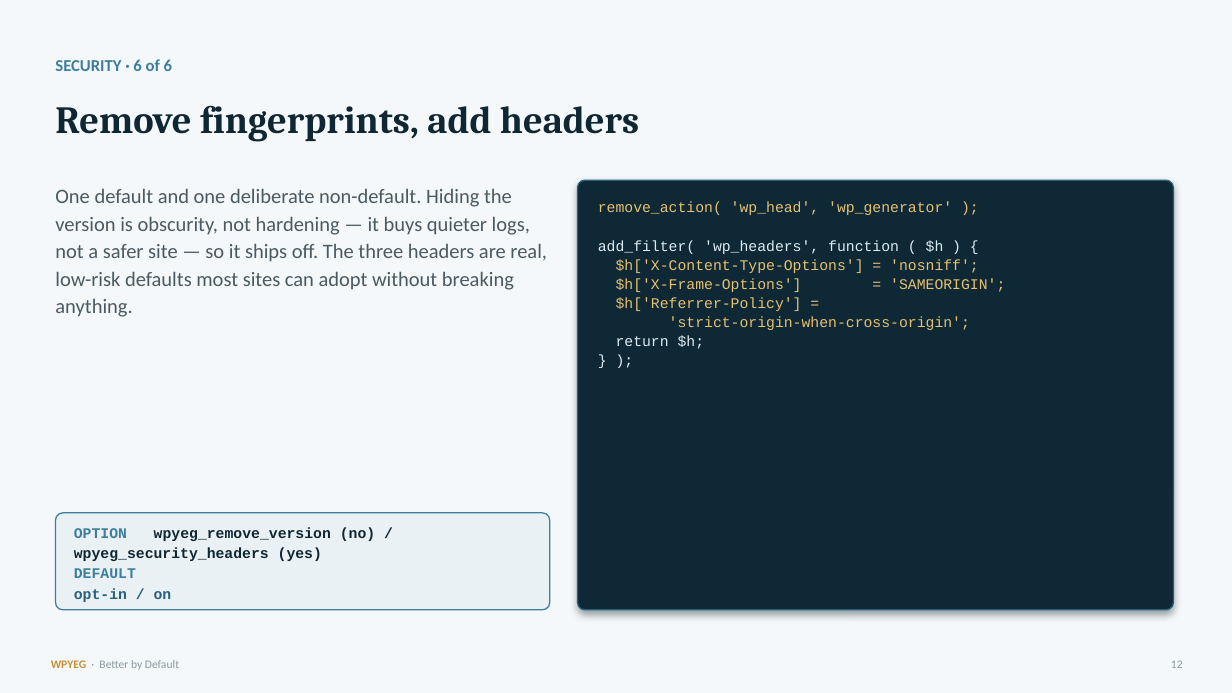
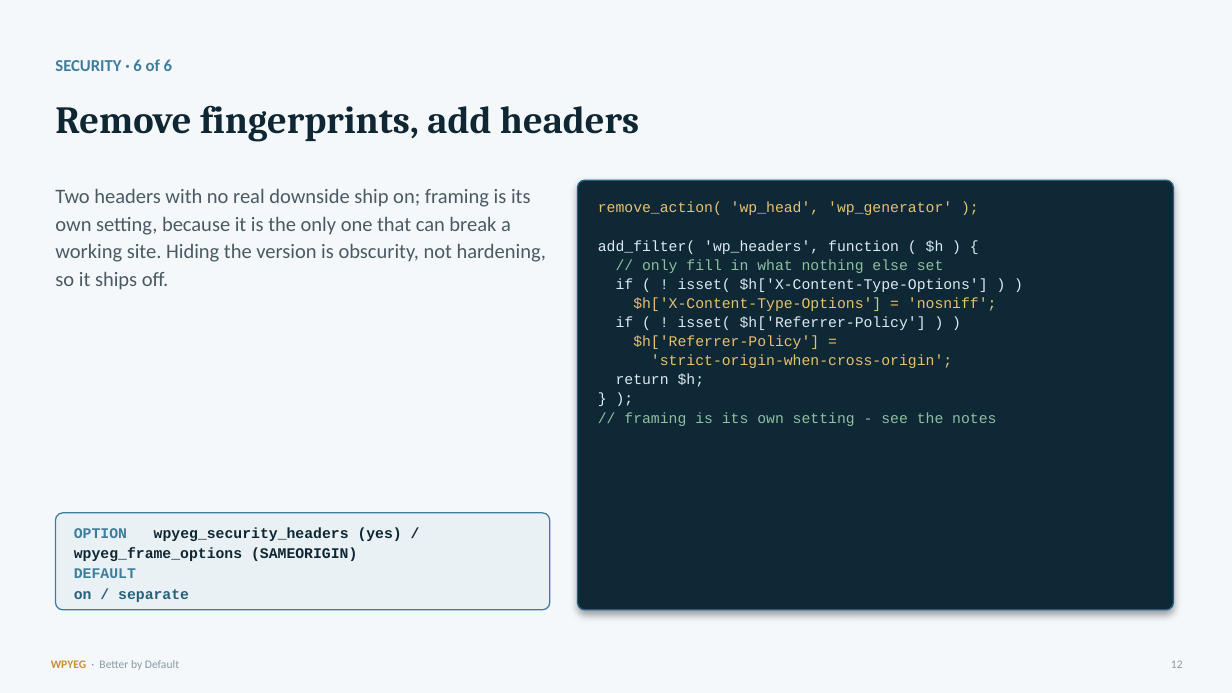
Before and after one commit to WPYEG/Better-by-Default, a slide deck: slide 12 of workshop/Better-by-Default.pptx. Drawn at 1232x693 pixels with LibreOffice and Linux fonts; fonts in the diff are those of the drawing. Boxes give left, top, right and bottom in pixels: in the first picture for what was removed or moved away, otherwise in the second. Text is boxed around its words. In the diff, an @@ line names an element or a change of style, - is before the commit and + after.

Commit message:
fix(headers,perf): split X-Frame-Options out; retire defer_scripts
Two of PR #1's remaining findings, resolved in opposite directions.

security_headers is split, not dropped. One toggle bundled three headers with
very different risk. nosniff and Referrer-Policy have essentially no downside;
X-Frame-Options is the only one that can break a working site, because blocking
cross-origin framing also blocks legitimate embedding — a client intranet, a
partner site, a preview tool — usually as a silent blank frame. Bundled, a site
that needs to be embeddable had to give up nosniff too. Framing is now its own
setting (wpyeg_frame_options: SAMEORIGIN / DENY / leave unchanged, default
SAMEORIGIN, so behaviour is unchanged for anyone not touching it).

Both filters also stop overwriting headers that are already set, since a managed
host or CDN often owns them. That guard is honest about its limit: PHP only sees
headers set in PHP, so one added by nginx or a CDN is invisible to it.

defer_scripts is retired. It was already opt-in, so "optionalize" was a no-op —
the real problem is that it is superseded. WordPress 6.3 added a per-script
loading strategy, wp_enqueue_script( ..., array( 'strategy' => 'defer' ) ), so
hooking script_loader_tag and string-replacing ' src=' across every handle is
teaching a workaround for a problem core already solved — and a blanket filter
cannot know which scripts are safe to defer, which is why it needed a jQuery
skip list and a "test before shipping" caveat.

The deck keeps the lesson rather than the toggle: that slide now shows the
core API and explains why the default was deleted.

Tests cover the split (mutation-checked: clobbering set headers, or re-bundling
framing, each break an assertion). Deck, pptx, PDF, and zip regenerated; both
reworked slides verified in the render.

```diff
--- a/workshop/Better-by-Default.pptx
+++ b/workshop/Better-by-Default.pptx
@@ text at [55, 188, 546, 290]: text changed @@
-One default and one deliberate non-default. Hiding the version is obscurity, not hardening — it buys quieter logs, not a safer site — so it ships off. The three headers are real, low-risk defaults most sites can adopt without breaking anything.
+Two headers with no real downside ship on; framing is its own setting, because it is the only one that can break a working site. Hiding the version is obscurity, not hardening, so it ships off.
@@ text at [616, 259, 988, 292]: paragraphs added @@
+// only fill in what nothing else set
+if ( ! isset( $h['X-Content-Type-Options'] ) )
@@ text at [616, 316, 926, 330]: text changed; text colour #E7C070 to #DCEAF1 @@
-$h['X-Frame-Options'] = 'SAMEORIGIN';
+if ( ! isset( $h['Referrer-Policy'] ) )
@@ text at [624, 412, 996, 426]: paragraph added @@
+// framing is its own setting - see the notes
@@ text at [74, 527, 402, 561]: text changed @@
-OPTION wpyeg_remove_version (no) / wpyeg_security_headers (yes)
+OPTION wpyeg_security_headers (yes) / wpyeg_frame_options (SAMEORIGIN)
@@ text at [74, 589, 189, 602]: text changed @@
-opt-in / on
+on / separate
```
Also in this commit, not shown: 1 other slide changed, 11 other files.
